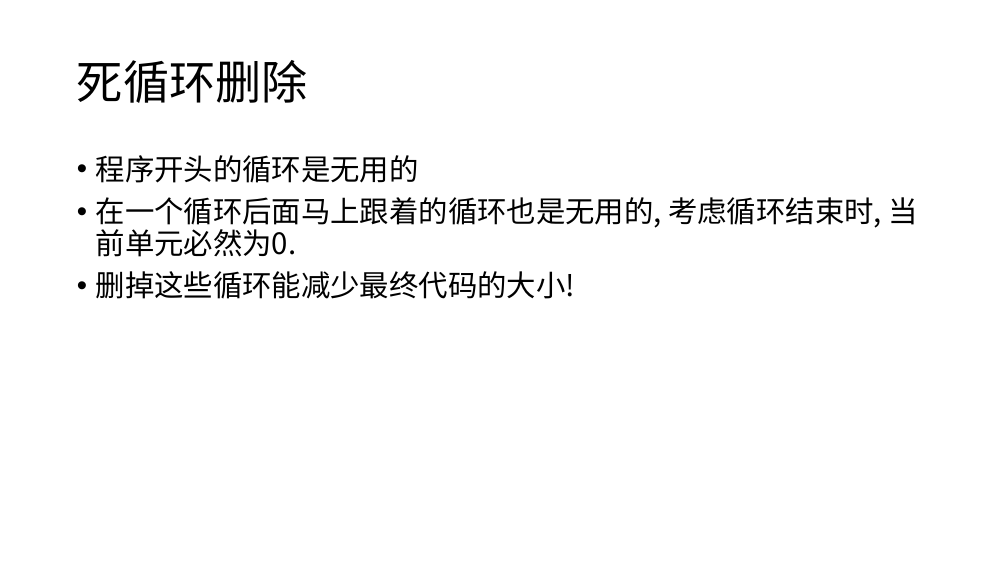
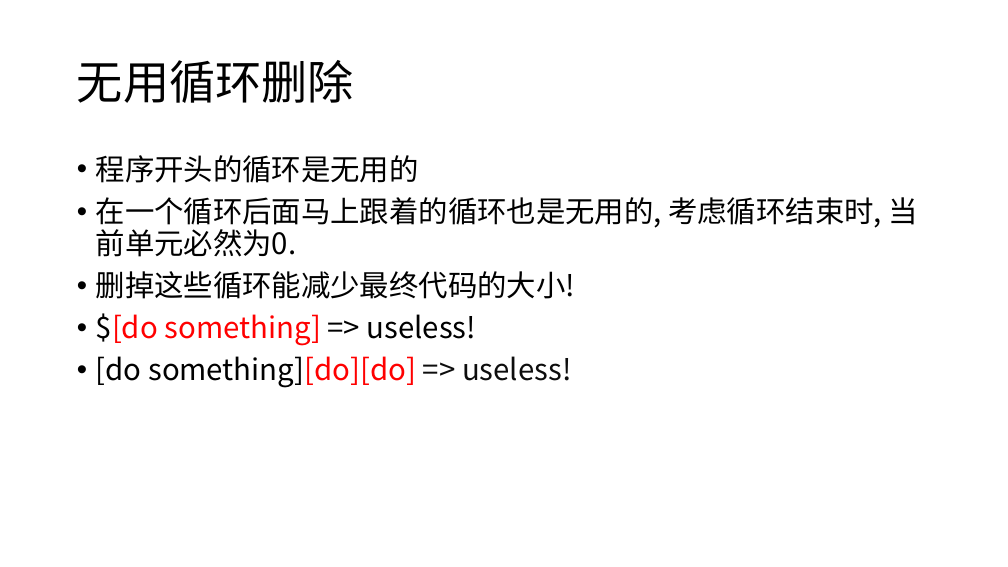
Before and after one commit to UshioA/bfpy, a slide deck: slide 12 of Python演示文稿.pptx. Drawn at 1008x567 pixels with LibreOffice and Linux fonts; fonts in the diff are those of the drawing. Boxes give left, top, right and bottom in pixels: in the first picture for what was removed or moved away, otherwise in the second. Text is boxed around its words. In the diff, an @@ line names an element or a change of style, - is before the commit and + after.

```diff
--- a/Python演示文稿.pptx
+++ b/Python演示文稿.pptx
@@ title at bbox=[77, 60, 354, 103]: text changed @@
-死循环删除
+无用循环删除
@@ text at bbox=[96, 313, 571, 388]: paragraphs added @@
+• $[do something] => useless!
+• [do something][do][do] => useless!
```
Also in this commit, not shown: 1 other slide changed, 11 slides added, 1 slide removed.
